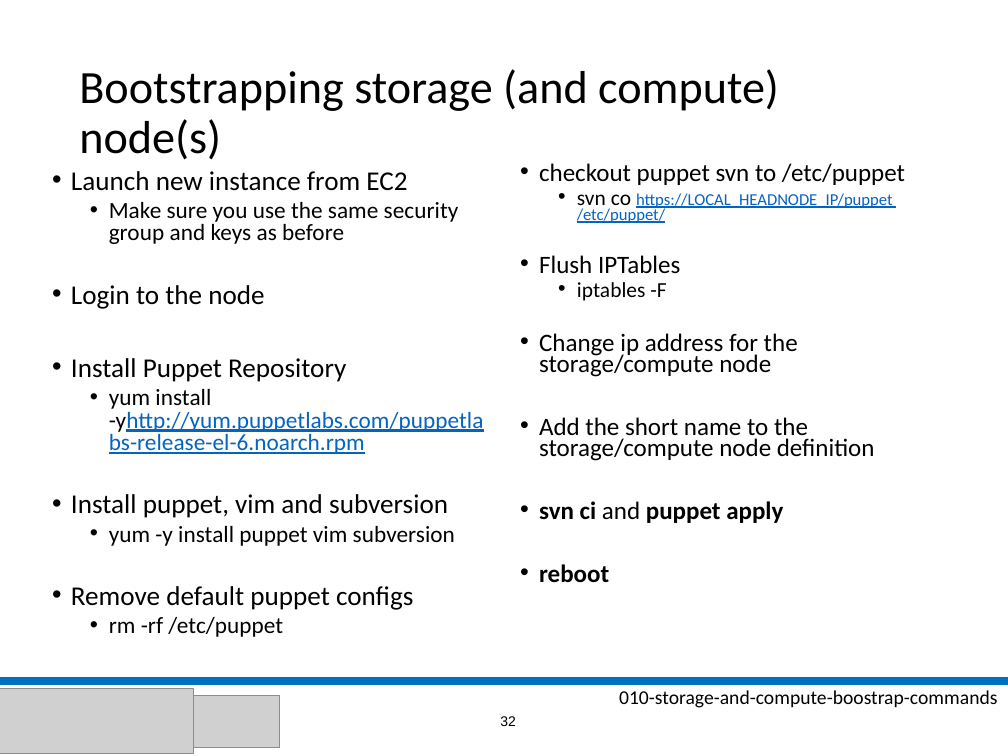
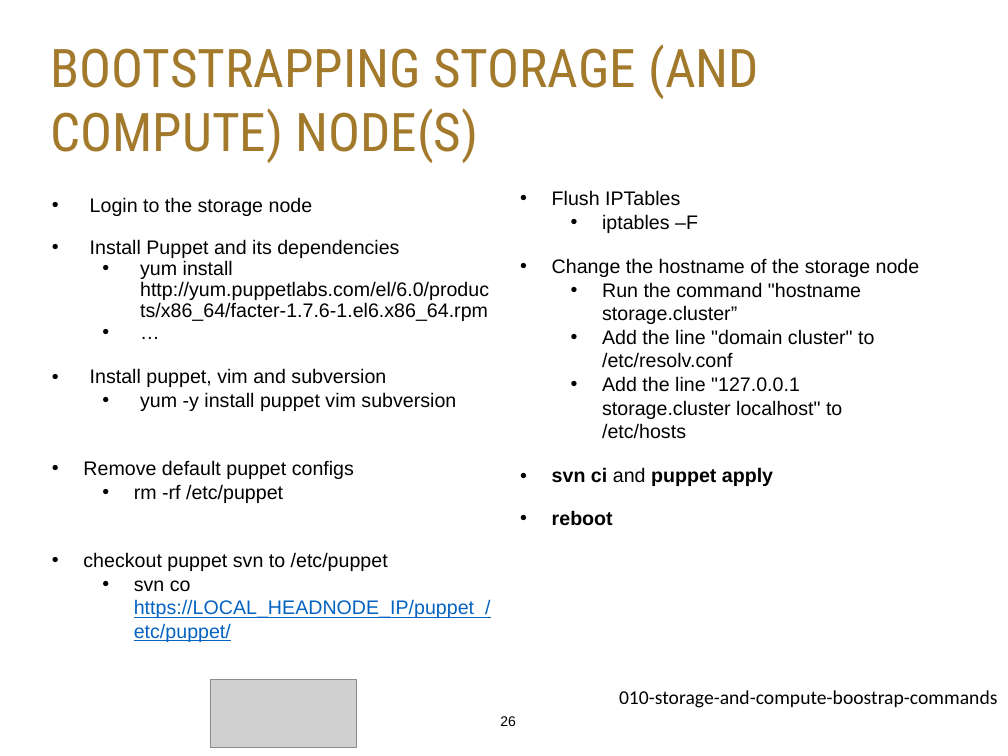
Before and after one commit to stephenlienharrell/build-a-cluster-presentation, a slide deck: slide 26 of Build-A-Cluster.pptx (slide 32 before the commit). Drawn at 1008x756 pixels with LibreOffice and Linux fonts; fonts in the diff are those of the drawing; grey boxes stand for pictures; background and template pictures are left out. Boxes give left, top, right and bottom in pixels: in the first picture for what was removed or moved away, otherwise in the second. Text is boxed around its words. In the diff, an @@ line names an element or a change of style, - is before the commit and + after.

```diff
--- a/Build-A-Cluster.pptx
+++ b/Build-A-Cluster.pptx
@@ title "BOOTSTRAPPING STORAGE (AND COMPUTE) NODE(S)" at (51,44,759,163): vertical alignment middle to top @@
@@ title at (51,44,759,163): text changed; size 33 to 38 pt; font Calibri to Roboto Condensed; text colour #000000 to #A3792C @@
-Bootstrapping storage (and compute) node(s)
+BOOTSTRAPPING STORAGE (AND COMPUTE) NODE(S)
@@ text at (539,163,905,223): paragraphs removed @@
-• checkout puppet svn to /etc/puppet
-  • svn co https://LOCAL_HEADNODE_IP/puppet /etc/puppet/
@@ text at (90,197,489,321): text changed; size 16.6 to 14 pt; font Calibri to Arial @@
-• Launch new instance from EC2
-  • Make sure you use the same security group and keys as before
-• Login to the node
-• Install Puppet Repository
-  • yum install -yhttp://yum.puppetlabs.com/puppetlabs-release-el-6.noarch.rpm
+• Login to the storage node
+• Install Puppet and its dependencies
+  • yum install http://yum.puppetlabs.com/el/6.0/products/x86_64/facter-1.7.6-1.el6.x86_64.rpm
+  • …
@@ text "Flush IPTables": place and size @@
-text "Flush IPTables" at (539,163,905,583)
+text "Flush IPTables" at (552,190,920,526)
@@ text at (552,190,773,526): size 17.9 to 14 pt, font Calibri to Arial in "Flush IPTables", "svn ci and puppet apply", "reboot"; indent changed; line spacing 0.7 to 0.9; less space between paragraphs @@
@@ text at (552,214,920,439): text changed; size 17.9 to 14 pt; font Calibri to Arial @@
-  • iptables -F
-• Change ip address for the storage/compute node
-• Add the short name to the storage/compute node definition
+  • iptables –F
+• Change the hostname of the storage node
+  • Run the command "hostname storage.cluster”
+  • Add the line "domain cluster" to /etc/resolv.conf
+  • Add the line "127.0.0.1 storage.cluster localhost" to /etc/hosts
@@ text at (83,368,456,503): size 19.4 to 14 pt in "Install puppet, vim and subversion", "Remove default puppet configs"; font Calibri to Arial in "Install puppet, vim and subversion", "yum -y install puppet vim subversion", "Remove default puppet configs", "rm -rf /etc/puppet"; size 16.6 to 14 pt in "yum -y install puppet vim subversion", "rm -rf /etc/puppet"; indent changed; line spacing 0.8 to 0.9; less space between paragraphs; line spacing 0.8 to 1 @@
@@ text at (83,552,474,642): paragraphs added @@
+• checkout puppet svn to /etc/puppet
+  • svn co https://LOCAL_HEADNODE_IP/puppet /etc/puppet/
@@ line removed from (0, 681) to (1008, 681) @@
@@ picture removed at (0,688,194,753) @@
@@ picture added at (211,679,357,748) @@
@@ picture removed at (194,696,280,747) @@
@@ page number at (500,716,516,726): text changed @@
-32
+26
```
Also in this commit, not shown: 42 other slides changed, 7 slides added, 21 slides removed, 24 other files.
